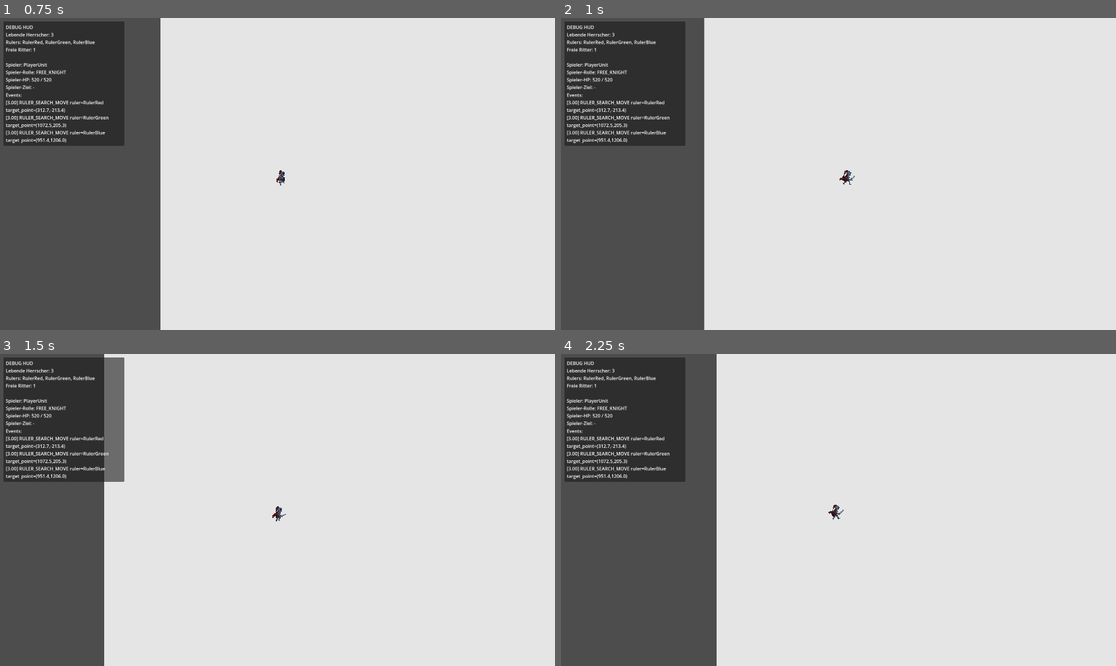
Above: before the commit, frames 1-4 (two rows, left to right).
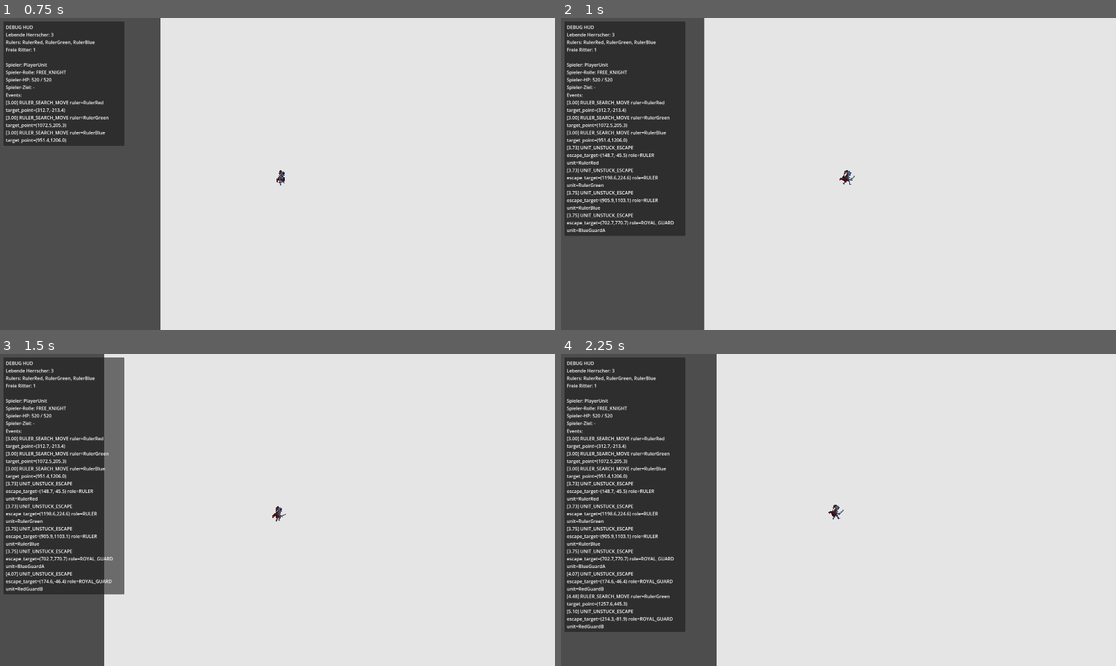
Above: after the commit, the same moments.

Repository: cblab/kingslayer
Game: Godot game, scene res://scenes/Main.tscn
Two runs of this game, one before a commit and one after it. Both use one fixed random seed, a clock stepped at 60 frames per second and the inputs below.
Inputs (mouse positions are in pixels of both pictures, inside the frame that each line leads up to):
- Up to frame 1 (0.75 s): tap Enter at 0.5 s; move the mouse to (399, 158) at 0.52 s; click (399, 158) at 0.67 s
- Up to frame 2 (1 s): no input
- Up to frame 3 (1.5 s): move the mouse to (166, 525) at 1.27 s; click (166, 525) at 1.42 s
- Up to frame 4 (2.25 s): move the mouse to (894, 441) at 2.02 s; click (894, 441) at 2.17 s

Frame 1 is identical in both runs. In frame 2, 5.7% of the frame differs, in the area x 0-23%, y 40-70%; in frame 3, 7.2%; in frame 4, 9.5%, in the area x 0-23%, y 40-90%.

Commit message:
Add local unstuck sidestep for ruler search and guard follow

Diff:
--- a/scripts/units/unit.gd
+++ b/scripts/units/unit.gd
@@ -74,6 +74,12 @@
 var _guard_follow_reacquire_cooldown: float = 0.0
 var _last_guard_follow_point: Vector2 = Vector2.INF
 var _guard_follow_close_enough: bool = false
+var _last_local_progress_position: Vector2 = Vector2.INF
+var _local_stuck_timer: float = 0.0
+var _local_escape_active: bool = false
+var _local_escape_target: Vector2 = Vector2.ZERO
+var _local_escape_cooldown: float = 0.0
+var _local_escape_latch: bool = false
 var _death_cleanup_scheduled: bool = false
 var _queued_attack_animation: bool = false
 
@@ -101,6 +107,11 @@
 const _GUARD_FOLLOW_CLOSE_ENOUGH_DISTANCE: float = 18.0
 const _GUARD_FOLLOW_POINT_MOVE_THRESHOLD: float = 12.0
 const _GUARD_FOLLOW_CATCHUP_DISTANCE: float = 110.0
+const _LOCAL_STUCK_TIMEOUT: float = 0.72
+const _LOCAL_STUCK_PROGRESS_EPSILON: float = 4.0
+const _LOCAL_ESCAPE_STEP_DISTANCE: float = 58.0
+const _LOCAL_ESCAPE_REACHED_EPSILON: float = 10.0
+const _LOCAL_ESCAPE_COOLDOWN: float = 1.0
 const _BODY_SPRITE_VISUAL_SCALE := Vector2(1.5, 1.5)
 const _BODY_SPRITE_VISUAL_POSITION := Vector2(0.0, 12.0)
 const _RULER_MARKER_VISUAL_POSITION := Vector2(0.0, -8.0)
@@ -408,8 +419,12 @@
 	_guard_follow_reacquire_cooldown = 0.0
 
 	if _guard_follow_close_enough:
+		_reset_local_unstuck_progress()
 		velocity = Vector2.ZERO
 		move_and_slide()
+		return
+
+	if _process_local_unstuck(_delta, follow_point, true):
 		return
 
 	var direction := global_position.direction_to(follow_point)
@@ -613,6 +628,9 @@
 		elif _next_search_decision_time <= 0.0:
 			_next_search_decision_time = _rng.randf_range(0.35, 0.8)
 
+	if _has_active_search_order and _process_local_unstuck(delta, _current_search_target, true, true):
+		return
+
 	_follow_current_path()
 
 func _is_search_target_valid(target_point: Vector2) -> bool:
@@ -659,6 +677,96 @@
 	_last_valid_ruler_search_point = next_goal
 	_search_goal_invalid_logged = false
 	return true
+
+func _process_local_unstuck(
+	delta: float,
+	target_point: Vector2,
+	has_active_goal: bool,
+	repath_after_escape: bool = false
+) -> bool:
+	if _local_escape_cooldown > 0.0:
+		_local_escape_cooldown = maxf(0.0, _local_escape_cooldown - delta)
+
+	if not has_active_goal or _attack_target != null:
+		_reset_local_unstuck_progress()
+		return false
+
+	if _local_escape_active:
+		var escape_distance := global_position.distance_to(_local_escape_target)
+		if escape_distance <= _LOCAL_ESCAPE_REACHED_EPSILON:
+			_local_escape_active = false
+			_local_stuck_timer = 0.0
+			_last_local_progress_position = global_position
+			if repath_after_escape:
+				_repath_to(target_point)
+			return false
+		var escape_direction := global_position.direction_to(_local_escape_target)
+		velocity = escape_direction * move_speed
+		move_and_slide()
+		return true
+
+	var goal_distance := global_position.distance_to(target_point)
+	if goal_distance <= waypoint_tolerance + 6.0:
+		_reset_local_unstuck_progress()
+		return false
+
+	if _last_local_progress_position == Vector2.INF:
+		_last_local_progress_position = global_position
+		return false
+
+	var moved_distance := global_position.distance_to(_last_local_progress_position)
+	_last_local_progress_position = global_position
+	if moved_distance <= _LOCAL_STUCK_PROGRESS_EPSILON:
+		_local_stuck_timer += delta
+	else:
+		_local_stuck_timer = 0.0
+		_local_escape_latch = false
+
+	if _local_escape_latch or _local_escape_cooldown > 0.0 or _local_stuck_timer < _LOCAL_STUCK_TIMEOUT:
+		return false
+
+	if _start_local_escape_step(target_point):
+		_local_escape_latch = true
+		if repath_after_escape:
+			_path = PackedVector2Array()
+			_path_index = 0
+		return true
+	return false
+
+func _start_local_escape_step(target_point: Vector2) -> bool:
+	var to_target := target_point - global_position
+	if to_target.length_squared() <= 1.0:
+		return false
+
+	var forward := to_target.normalized()
+	var side := Vector2(-forward.y, forward.x)
+	if _rng.randf() < 0.5:
+		side = -side
+
+	var escape_target := global_position + side * _LOCAL_ESCAPE_STEP_DISTANCE
+	if role == UnitRole.RULER:
+		var world: Node = get_parent()
+		if world != null and world.has_method("get_clamped_ruler_search_point"):
+			escape_target = world.get_clamped_ruler_search_point(global_position, escape_target, target_point)
+	if global_position.distance_to(escape_target) < _LOCAL_ESCAPE_REACHED_EPSILON:
+		return false
+
+	_local_escape_target = escape_target
+	_local_escape_active = true
+	_local_escape_cooldown = _LOCAL_ESCAPE_COOLDOWN
+	_local_stuck_timer = 0.0
+	_log_event("UNIT_UNSTUCK_ESCAPE", {
+		"unit": name,
+		"role": _role_to_text(role),
+		"escape_target": _local_escape_target,
+	})
+	return true
+
+func _reset_local_unstuck_progress() -> void:
+	_last_local_progress_position = Vector2.INF
+	_local_stuck_timer = 0.0
+	_local_escape_active = false
+	_local_escape_latch = false
 
 func _update_guard_aggro_target() -> void:
 	var ruler := _get_ruler()
@@ -928,3 +1036,6 @@
 	_guard_follow_reacquire_cooldown = 0.0
 	_last_guard_follow_point = Vector2.INF
 	_guard_follow_close_enough = false
+	_reset_local_unstuck_progress()
+	_local_escape_target = Vector2.ZERO
+	_local_escape_cooldown = 0.0
